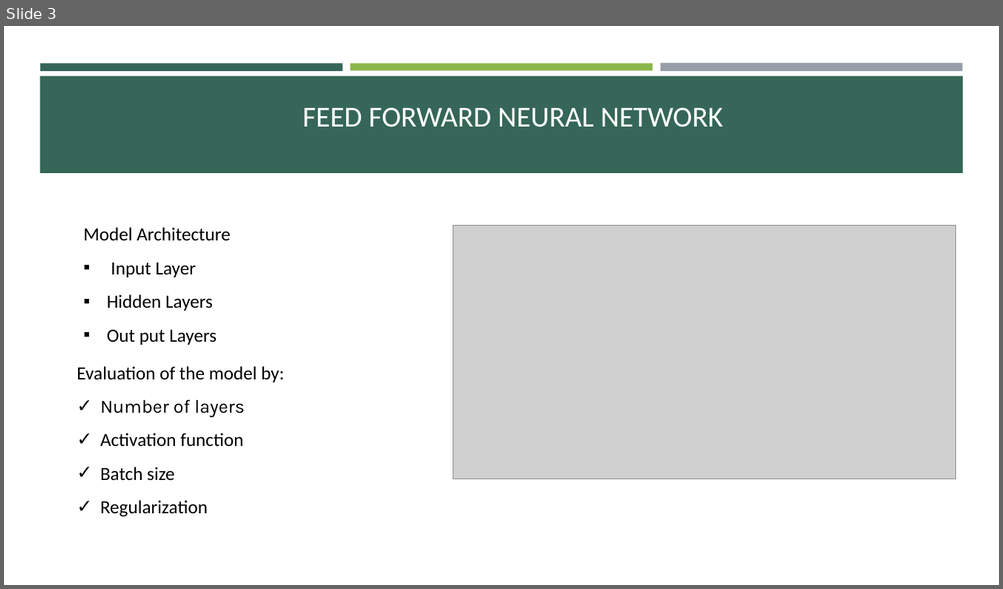
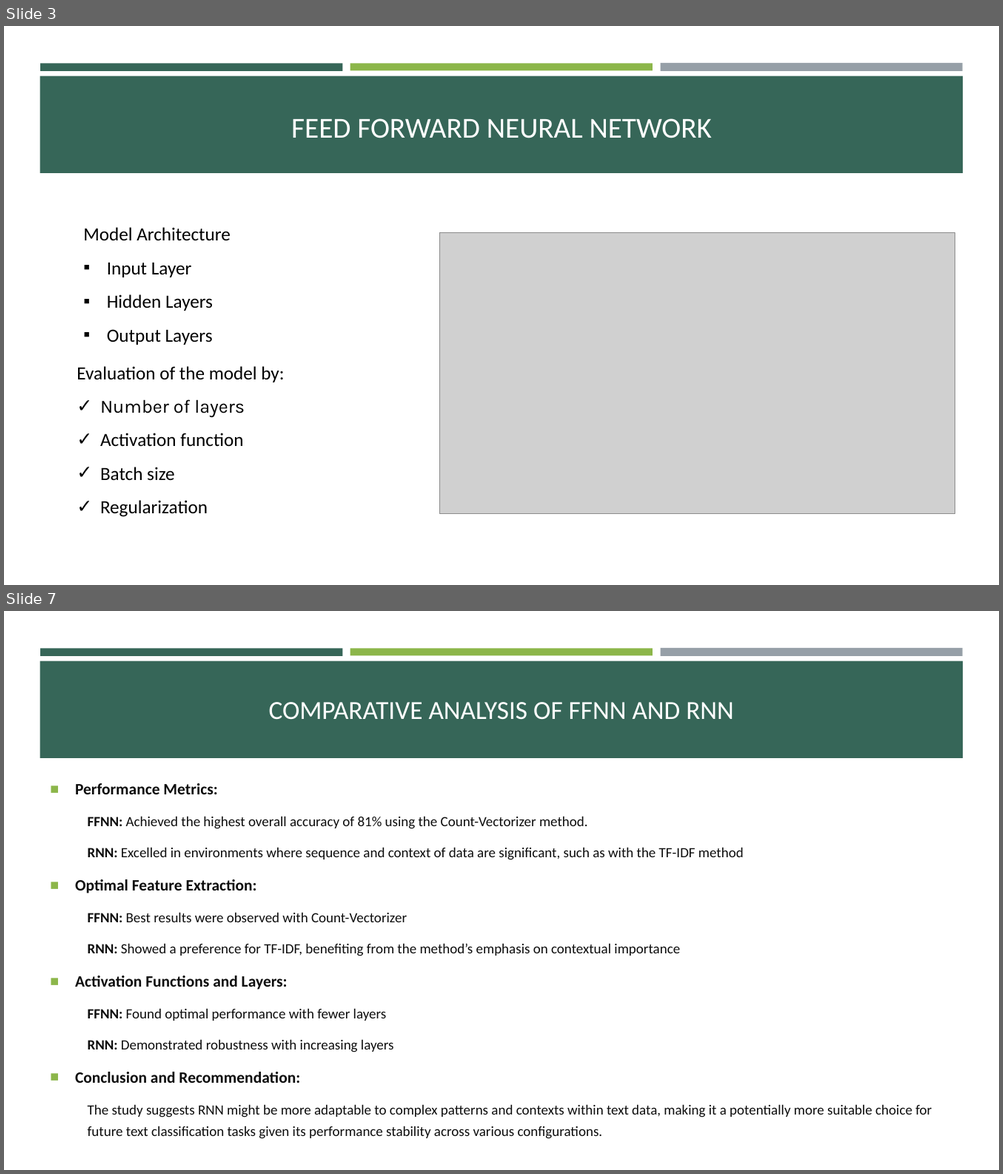
Before and after one commit to mrshokri/DAT-550, a slide deck: Presentation.pptx. Shown one above the other, each under a label of ours: slide 3 before the commit, slides 3 and 7 after it; the slides between them are not shown. The pictures are 1003x589 and 1003x1174 pixels, drawn with LibreOffice and Linux fonts; fonts in the diff are those of the drawing; grey boxes stand for pictures. Boxes give left, top, right and bottom in pixels: in the first picture for what was removed or moved away, otherwise in the second. Text is boxed around its words. In the diff, an @@ line names an element or a change of style, - is before the commit and + after.

```diff
--- a/Presentation.pptx
+++ b/Presentation.pptx
@@ slide 7 added at [4,611,999,1170], background #FFFFFF; not listed: 4 template elements that a slide beside it also shows @@
@@ title added at [269,702,734,720], 25.2 pt, text #FFFFFF @@
+COMPARATIVE ANALYSIS OF FFNN AND RNN
@@ text added at [75,783,931,1139], 13.6 pt, text #0D0D0D @@
+■ Performance Metrics:
+  FFNN: Achieved the highest overall accuracy of 81% using the Count-Vectorizer method.
+  RNN: Excelled in environments where sequence and context of data are significant, such as with the TF-IDF method
+■ Optimal Feature Extraction:
+  FFNN: Best results were observed with Count-Vectorizer
+  RNN: Showed a preference for TF-IDF, benefiting from the method’s emphasis on contextual importance
+■ Activation Functions and Layers:
+  FFNN: Found optimal performance with fewer layers
+  RNN: Demonstrated robustness with increasing layers
+■ Conclusion and Recommendation:
+  The study suggests RNN might be more adaptable to complex patterns and contexts within text data, making it a potentially more suitable choice for future text classification tasks given its performance stability across various configurations.
@@ slide 3 changed as well @@
@@ title "FEED FORWARD NEURAL NETWORK": place and size @@
-title "FEED FORWARD NEURAL NETWORK" at [302,107,723,127]
+title "FEED FORWARD NEURAL NETWORK" at [291,118,711,138]
@@ picture: place and size @@
-picture at [453,226,956,480]
+picture at [440,233,956,514]
@@ text at [107,329,213,345]: spaces changed @@
-▪ Out put Layers
+▪ Output Layers
```
Also in this commit, not shown: 3 other slides changed, 3 other slides added, 4 slides removed, 1 other file.
